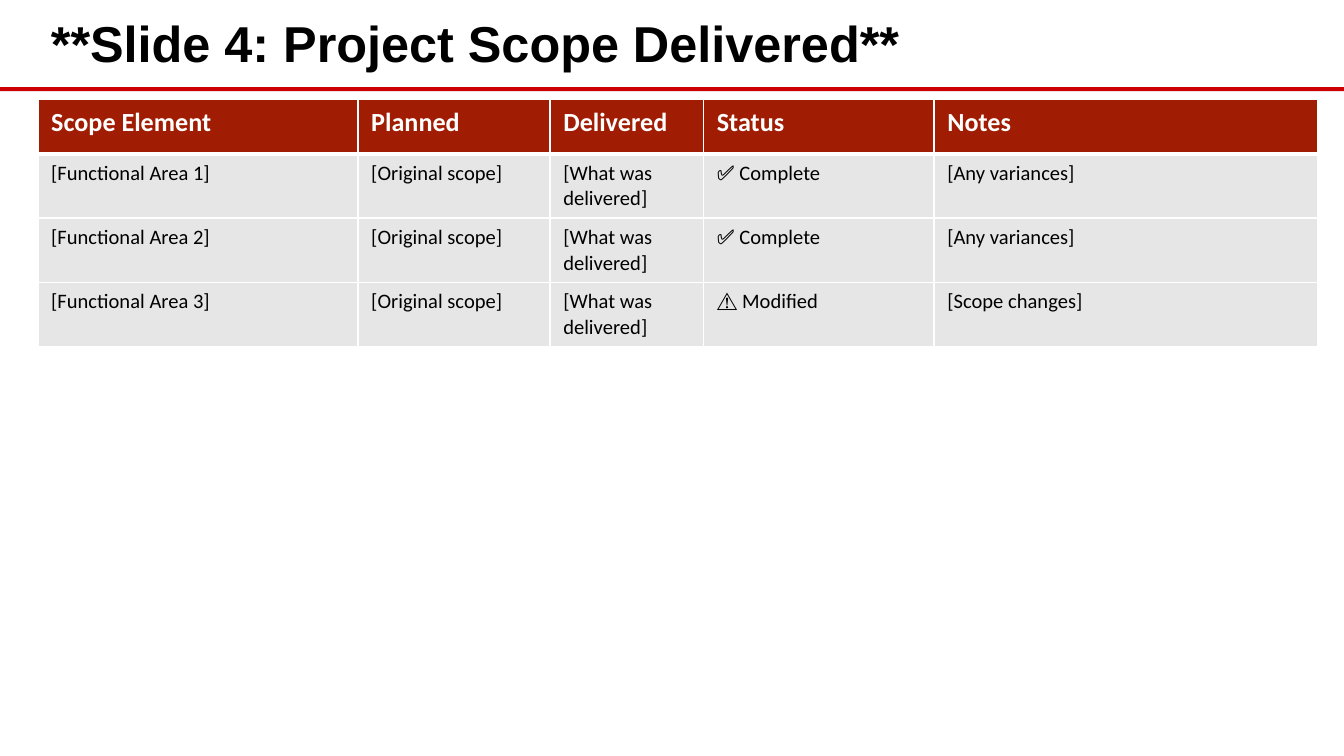
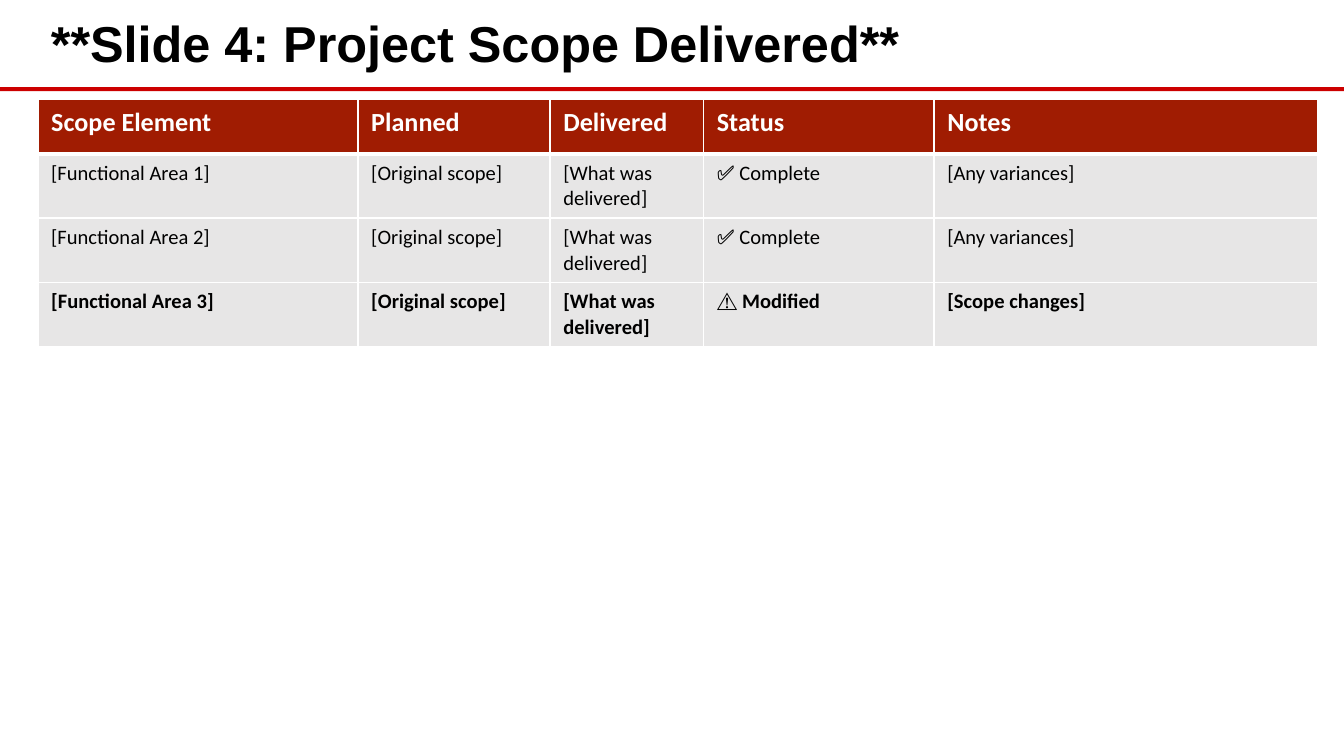
Before and after one commit to eoframework/solutions, a slide deck: slide 4 of solution-template/sample-provider/sample-category/sample-solution/delivery/closeout-presentation.pptx. Drawn at 1344x756 pixels with LibreOffice and Linux fonts; fonts in the diff are those of the drawing; background and template pictures are left out. Boxes give left, top, right and bottom in pixels: in the first picture for what was removed or moved away, otherwise in the second. Text is boxed around its words. In the diff, an @@ line names an element or a change of style, - is before the commit and + after.

```diff
--- a/solution-template/sample-provider/sample-category/sample-solution/delivery/closeout-presentation.pptx
+++ b/solution-template/sample-provider/sample-category/sample-solution/delivery/closeout-presentation.pptx
@@ table at box(38, 99, 1317, 341) @@
@@ bold on in "[Functional Area 3]", "[Original scope]", "[What was delivered]", "⚠️ Modified" and 1 more places @@
```
Also in this commit, not shown: 5 other slides changed, 16 other files.
